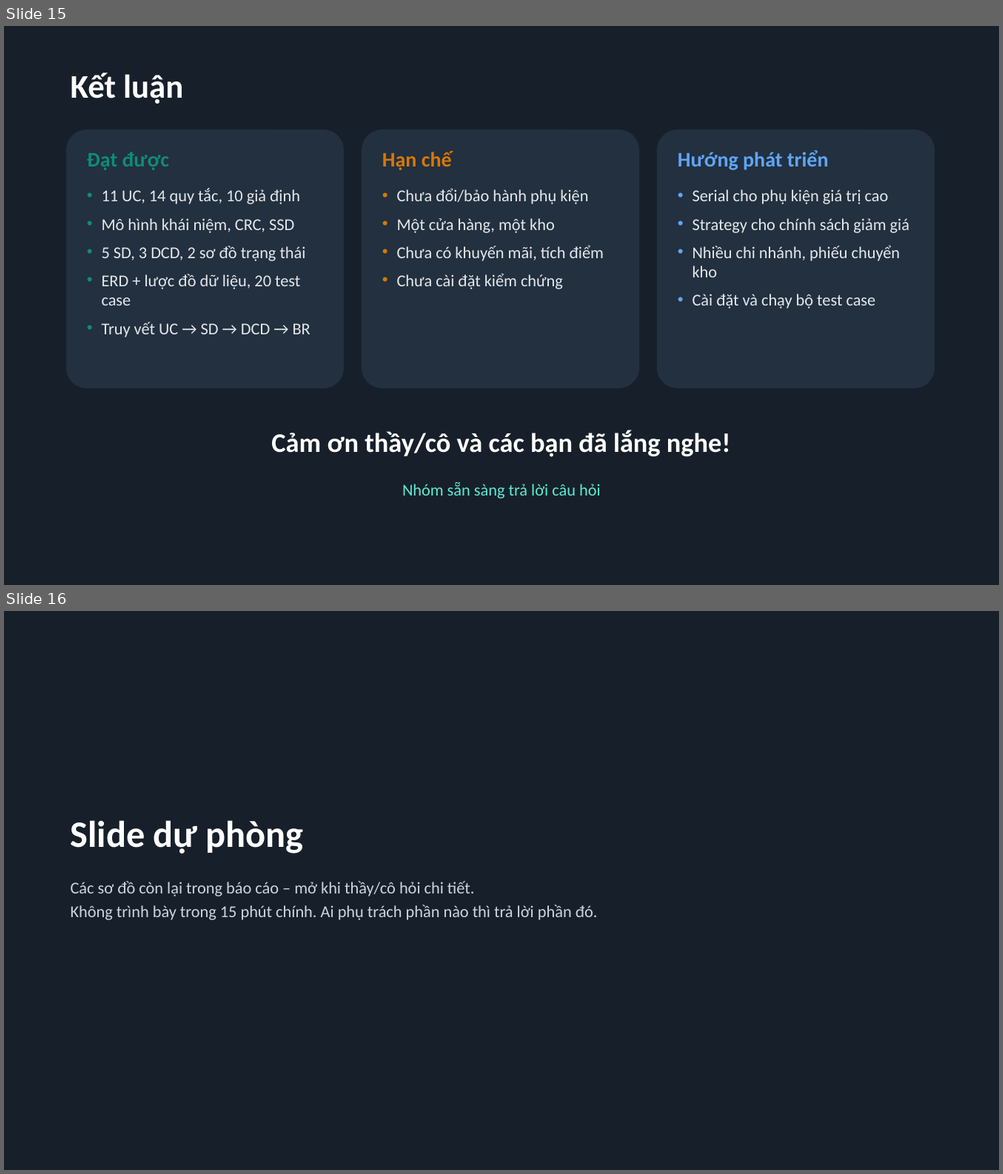
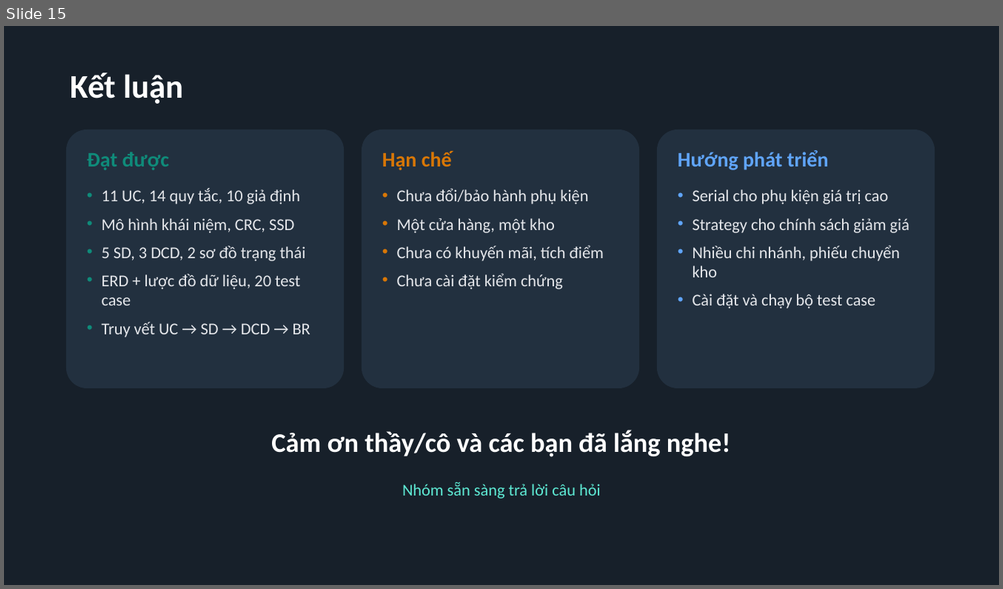
Before and after one commit to trungkien1407/OOP, a slide deck: Slide_ThuyetTrinh_15phut.pptx. Shown one above the other, each under a label of ours: slides 15 and 16 before the commit, slide 15 after it. The pictures are 1003x1174 and 1003x589 pixels, drawn with LibreOffice and Linux fonts; fonts in the diff are those of the drawing. Boxes give left, top, right and bottom in pixels: in the first picture for what was removed or moved away, otherwise in the second. Text is boxed around its words. In the diff, an @@ line names an element or a change of style, - is before the commit and + after.

```diff
--- a/Slide_ThuyetTrinh_15phut.pptx
+++ b/Slide_ThuyetTrinh_15phut.pptx
@@ slide 16 removed at bbox=[4, 611, 999, 1170], background #17202A @@
@@ text removed at bbox=[71, 820, 304, 854] @@
-Slide dự phòng
@@ text removed at bbox=[71, 881, 597, 920] @@
-Các sơ đồ còn lại trong báo cáo – mở khi thầy/cô hỏi chi tiết.
-Không trình bày trong 15 phút chính. Ai phụ trách phần nào thì trả lời phần đó.
```
Also in this commit, not shown: 8 other slides removed, 3 other files.
